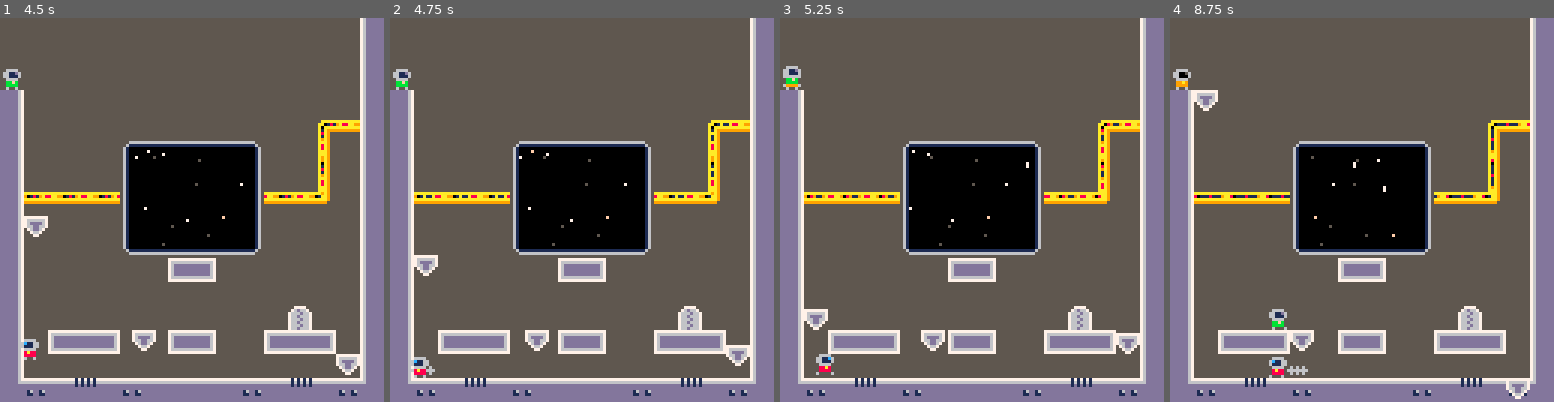
Above: before the commit, frames 1-4 (left to right).
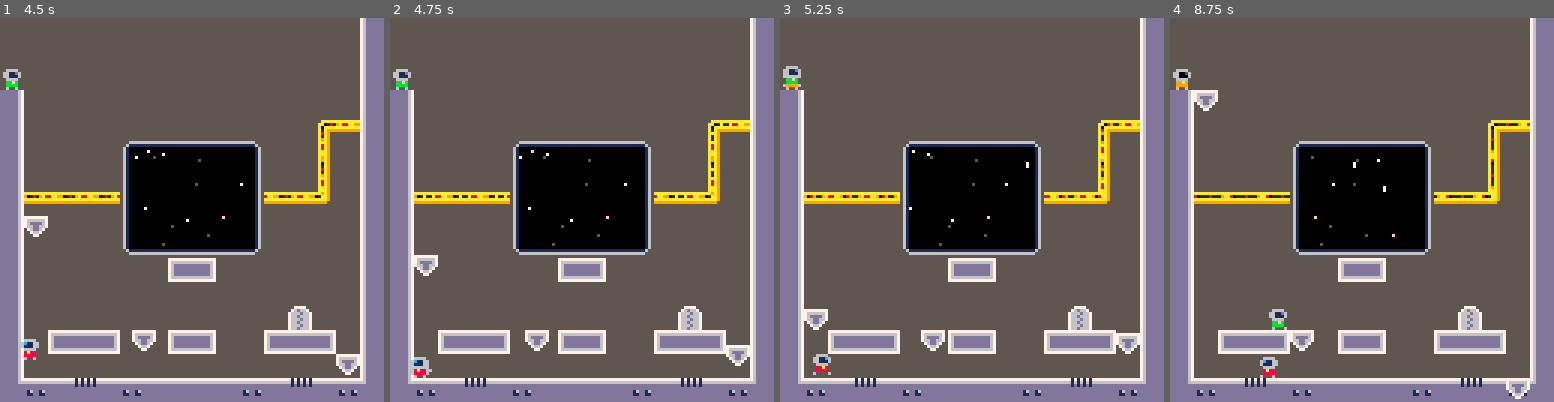
Above: after the commit, the same moments.

Repository: jgradim/gameoff-2020
Game: PICO-8 cartridge moonshot.p8
Two runs of this game, one before a commit and one after it. Both use one fixed random seed, a clock stepped at 60 frames per second and the inputs below.
Inputs:
- Up to frame 1 (4.5 s): tap O (Z key) at 0.33, 1.07, 2.22, 3.72 s; tap Down at 0.7 s; tap X (X key) at 1.43, 2.07, 2.82, 3.57, 4.32 s; hold Up 1.97-2.63 s; hold Right 2.68-3.02 s; hold Down 3.07-3.73 s; hold Left 3.78-4.12 s; hold Up from 4.17 s (still down)
- Up to frame 2 (4.75 s): release Up at 4.5 s; hold Left from 4.55 s (still down)
- Up to frame 3 (5.25 s): release Left at 5.05 s; tap X (X key) at 5.07 s; hold Right from 5.1 s (still down); tap O (Z key) at 5.22 s
- Up to frame 4 (8.75 s): tap X (X key) every 0.75 s from 5.82 to 8.07 s; release Right at 5.93 s; hold Up 5.98-6.65 s; hold Right 6.7-7.03 s; tap O (Z key) at 6.72, 8.22 s; hold Down 7.08-7.75 s; hold Left 7.8-8.13 s; hold Up 8.18-8.52 s; hold Left from 8.57 s (still down)

Frame 1 is identical in both runs. In frame 2, less than 0.1% of the frame differs, in the area x 5-12%, y 90-93%; in frame 3, 0.1%; in frame 4, 0.4%, in the area x 23-36%, y 88-94%.

Commit message:
Adaptative dx correction

Diff:
--- a/moonshot.p8
+++ b/moonshot.p8
@@ -152,28 +152,28 @@
 
  if aim=="⬅️" then
   --check left
-  h.x-=1
-  h.w=0
+  h.x+=o.dx
+  h.w=o.dx
   --adjust for player sprite
   h.x+=2
-  h.y+=1
-  h.h-=2
+  h.y+=2
+  h.h-=3
  elseif aim=="➡️" then
   --check right
   h.x+=h.w-1
-  h.w=0
+  h.w=o.dx
   --adjust for player sprite
   h.x-=1
-  h.y+=1
-  h.h-=2
+  h.y+=2
+  h.h-=3
  elseif aim=="⬆️" then
   --check top
   h.y=o.y+o.dy
-  h.h=o.dy
+  h.h=1
   --adjust for player sprite
   h.y+=1
-  h.x+=1
-  h.w-=3
+  h.x+=2
+  h.w-=5
  elseif aim=="⬇️" then
   --check bottom
   h.y+=h.h-1
@@ -285,14 +285,14 @@
  if e.dy>0 then
   if collides(e,"⬇️",flag_hits)
   then
-   e.y=((((e.y+e.dy)\8)-1)+1)*8
+   e.y=((e.y+e.dy)\8)*8
    e.dy=0
    e.glide=false
   end
  elseif e.dy<0 then
   if collides(e,"⬆️",flag_hits)
   then
-   e.y=((((e.y+e.dy)\8)-1)+1)*8-1
+   e.y=(((e.y+e.dy)\8)+1)*8-1
    e.dy=0
   end
  end
@@ -301,11 +301,13 @@
  if e.dx<0 then
   if collides(e,"⬅️",flag_hits)
   then
+   e.x=(((e.x+e.dx)\8)+1)*8-2
    e.dx=0
   end
  elseif e.dx>0 then
   if collides(e,"➡️",flag_hits)
   then
+   e.x=((e.x+e.dx)\8)*8+2
    e.dx=0
   end
  end
